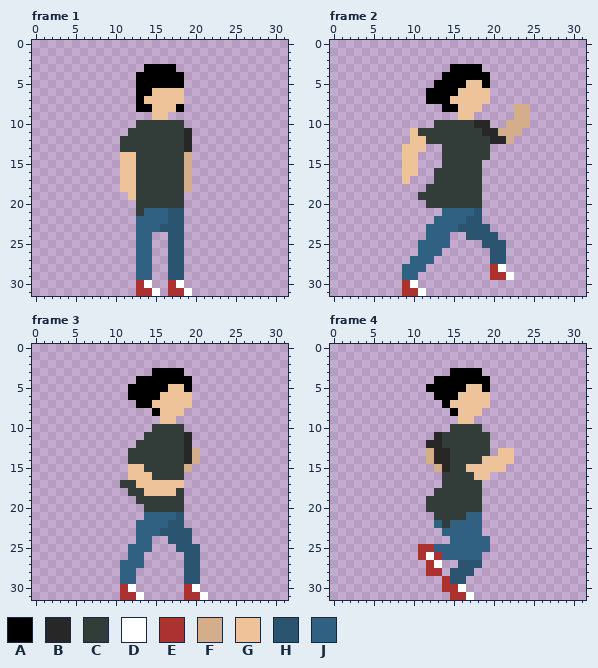
Pixel-art file: Ready-Run/Assets/Images/Player/PlayerAnim.aseprite. Above: the version before the commit.
32x32 pixels, 28 frames. Colours within 5 levels of each other are drawn and written as one. Shown: frame 1, frame 2, frame 3, frame 4. The commit also changed other frames, which this record leaves out.
Palette (. is transparent): A #000000  B #272727  C #323c39  D #ffffff  E #ac3232  F #d4ad8a  G #eec39a  H #2a5470  J #306082
Pixels before, frame 1, first column x 11:
 3 ...AAAA..
 4 ..AAAAAA.
 5 ..AAAAAA.
 6 ..AAGGGG.
 7 ..AGGGGG.
 8 ..AAGGGA.
 9 ....GG...
10 ..CCCCCC.
11 .CCCCCCCB
12 CCCCCCCCB
13 CCCCCCCCB
14 GGCCCCCCF
15 GGCCCCCCF
16 GGCCCCCCF
17 GGCCCCCCF
18 GGCCCCCCF
19 .GCCCCCC.
20 ..CCCCCC.
21 ..CJJJHH.
22 ..JJJJHH.
23 ..JJJHHH.
24 ..JJ..HH.
25 ..JJ..HH.
26 ..JJ..HH.
27 ..JJ..HH.
28 ..JJ..HH.
29 ..JJ..HH.
30 ..ED..ED.
31 ..EED.EED
Pixels before, frame 2, first column x 9:
 3 ......AAAA......
 4 .....AAAAAA.....
 5 ....AAAAGGA.....
 6 ...AAAAGGGG.....
 7 ...AAAGGGGG.....
 8 .....AAGGG....FF
 9 .......GG.....FF
10 ....CCCCCBB..FFF
11 .GCCCCCCCCBBFFF.
12 .GGCCCCCCCCBBF..
13 GGG..CCCCCC.....
14 GG...CCCCCC.....
15 GG...CCCCC......
16 GG..CCCCCC......
17 G...CCCCCC......
18 ...CCCCCCC......
19 ..CCCCCCCC......
20 ...CCCCCCC......
21 .....JJJJH......
22 ....JJJJHH......
23 ...JJJJHHHH.....
24 ...JJJ..HHHH....
25 ..JJJJ....HHH...
26 ..JJJ......HH...
27 .JJJ.......HH...
28 JJJ........ED...
29 JJ.........EED..
30 ED..............
31 EED.............
Pixels before, frame 3, first column x 11:
 3 ....AAAA...
 4 ..AAAAAAA..
 5 .AAAAAGGA..
 6 .AAAAGGGG..
 7 ..AAGGGGG..
 8 ....AGGG...
 9 .....GG....
10 ....CCCC...
11 ...CCCCCB..
12 ..CCCCCCB..
13 .CCCCCCCBF.
14 .CCCCCCCBF.
15 .GGCCCCCF..
16 .GGGCCCC...
17 CCGGGGGG...
18 .CCGGGGC...
19 ..CCCCCC...
20 ...CCCCC...
21 ...JJJJH...
22 ..JJJJHH...
23 ..JJJHHHH..
24 ..JJ..HHH..
25 .JJJ...HHH.
26 .JJ.....HH.
27 JJJ.....HH.
28 JJ......HH.
29 JJ......HH.
30 ED......ED.
31 EED.....EED
Pixels before, frame 4, first column x 11:
 3 ....AAAA....
 4 ..AAAAAAA...
 5 .AAAAAGGA...
 6 ..AAAGGGG...
 7 ...AGGGGG...
 8 ....AGGG....
 9 .....GG.....
10 ....CCCC....
11 ..BCCCCCC...
12 .BBCCCCCC...
13 .FBBCCCCC.GG
14 .FBBCCCCGGGG
15 ..FBCCGGGGG.
16 ...CCCCGG...
17 ...CCCCC....
18 ..CCCCCC....
19 .CCCCCCC....
20 .CCCCCCC....
21 ..CCCCJJ....
22 ..JCJJJJ....
23 ...JJJJJ....
24 ....JJJJJ...
25 EEJJJJJJJ...
26 EDEJJJJJ....
27 .ED..HHH....
28 .EE.HHH.....
29 ...EHH......
30 ...EED......
31 ....EED.....
After:
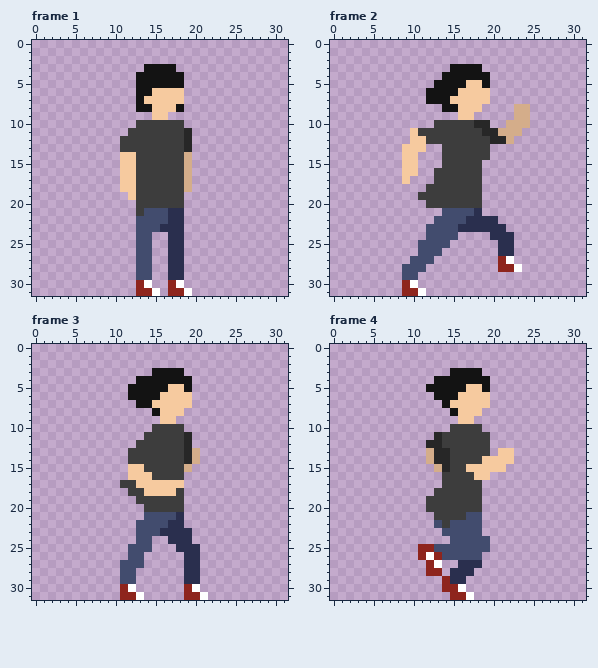
Edits made:
{"colour":"A","old":"#000000","new":"#131313"}
{"colour":"C","old":"#323c39","new":"#3d3d3d"}
{"colour":"E","old":"#ac3232","new":"#8e251d"}
{"colour":"G","old":"#eec39a","new":"#f6ca9f"}
{"colour":"H","old":"#2a5470","new":"#2a2f4e"}
{"colour":"J","old":"#306082","new":"#424c6e"}
{"where": "frame 2"}
{"frame":2,"y":22,"x":19,"old":"..","new":"HH"}
{"frame":2,"y":23,"x":20,"old":"..","new":"HH"}
{"frame":2,"y":24,"x":15,"old":".","new":"J"}
{"frame":2,"y":24,"x":17,"old":"HHH","new":"..."}
{"frame":2,"y":24,"x":21,"old":"..","new":"HH"}
{"frame":2,"y":25,"x":19,"old":"HH","new":".."}
{"frame":2,"y":25,"x":22,"old":".","new":"H"}
{"frame":2,"y":26,"x":20,"old":"H","new":"."}
{"frame":2,"y":26,"x":22,"old":".","new":"H"}
{"frame":2,"y":27,"x":20,"old":"HH.","new":".ED"}
{"frame":2,"y":28,"x":20,"old":"ED..","new":".EED"}
{"frame":2,"y":29,"x":20,"old":"EED","new":"..."}
